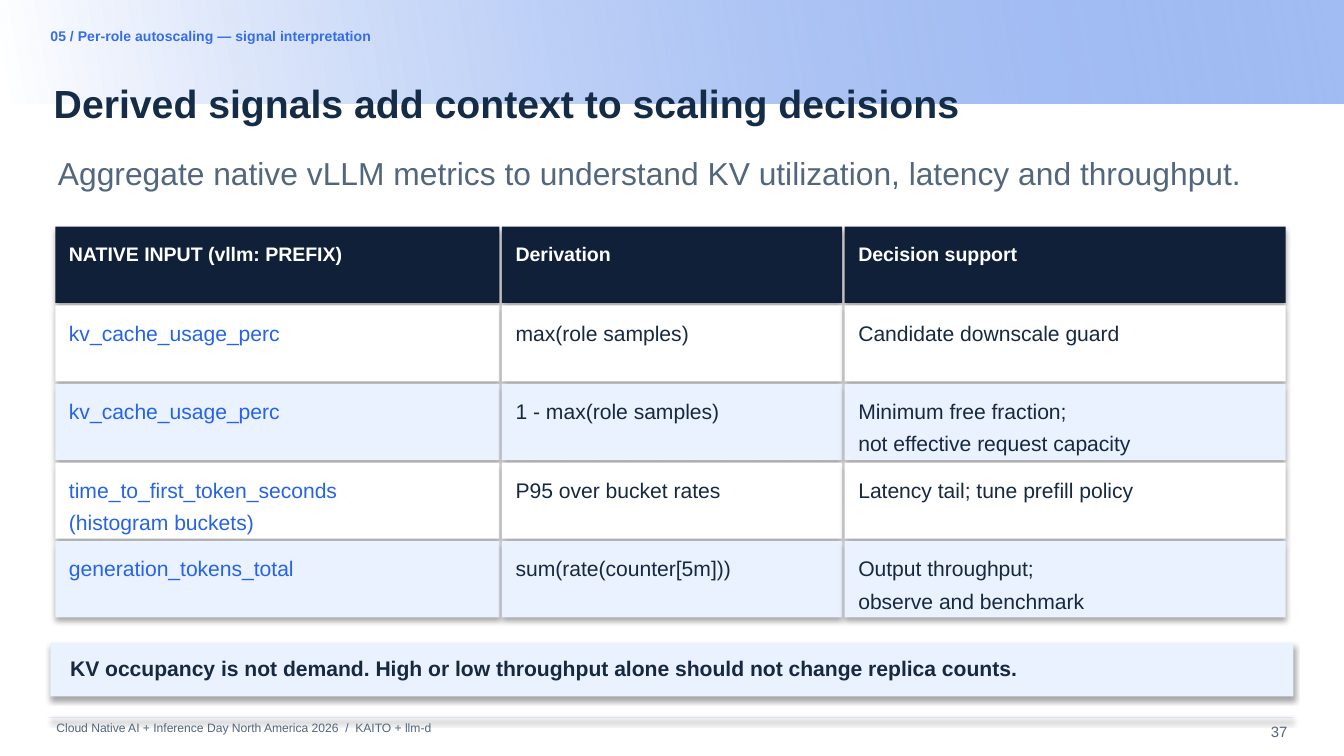
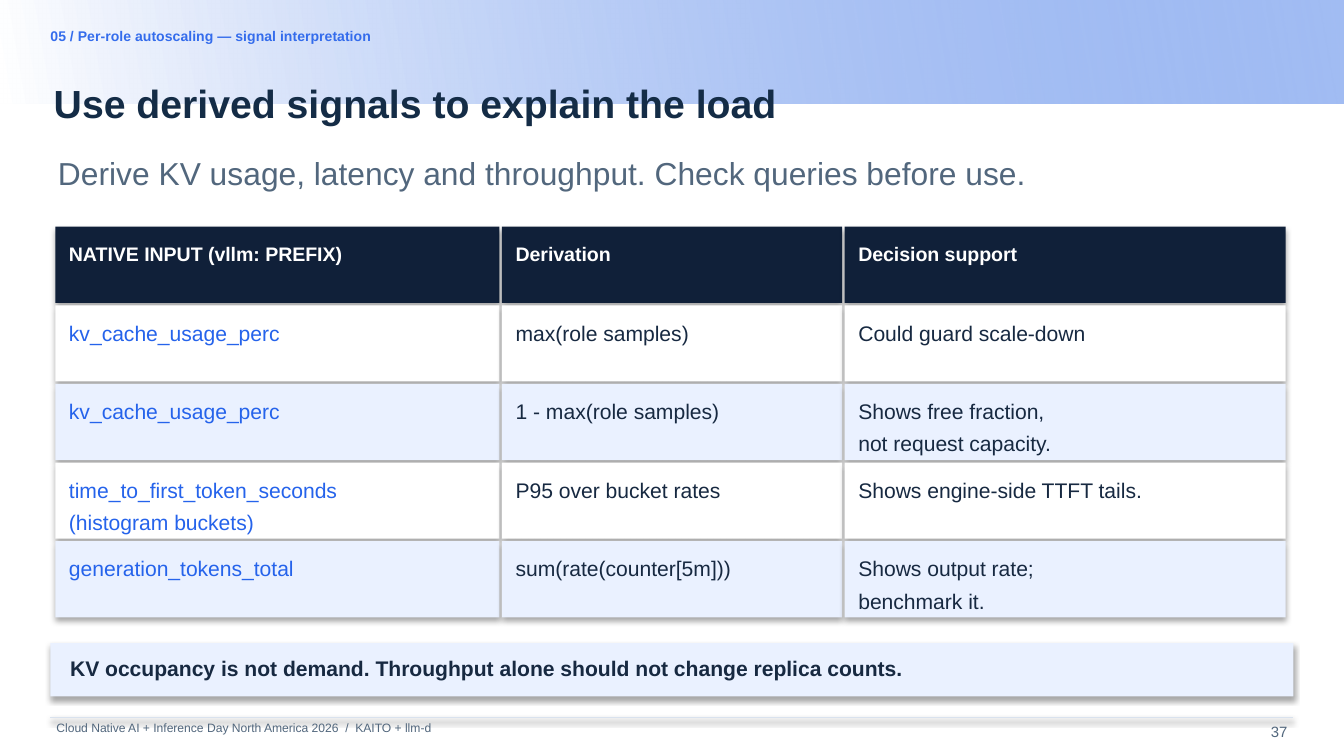
Before and after one commit to andyzhangx/demo, a slide deck: slide 37 of llm/pd-disaggregation/kubecon-na-2026-pd-disaggregation-kaito-llmd.pptx. Drawn at 1344x756 pixels with LibreOffice and Linux fonts; fonts in the diff are those of the drawing; background and template pictures are left out. Boxes give left, top, right and bottom in pixels: in the first picture for what was removed or moved away, otherwise in the second. Text is boxed around its words. In the diff, an @@ line names an element or a change of style, - is before the commit and + after.

```diff
--- a/llm/pd-disaggregation/kubecon-na-2026-pd-disaggregation-kaito-llmd.pptx
+++ b/llm/pd-disaggregation/kubecon-na-2026-pd-disaggregation-kaito-llmd.pptx
@@ text at <box>54,89,776,126</box>: text changed @@
-Derived signals add context to scaling decisions
+Use derived signals to explain the load
@@ text at <box>58,162,1025,190</box>: text changed @@
-Aggregate native vLLM metrics to understand KV utilization, latency and throughput.
+Derive KV usage, latency and throughput. Check queries before use.
@@ text at <box>858,325,1086,346</box>: text changed @@
-Candidate downscale guard
+Could guard scale-down
@@ text at <box>858,403,1051,456</box>: text changed @@
-Minimum free fraction;
-not effective request capacity
+Shows free fraction,
+not request capacity.
@@ text at <box>858,482,1142,503</box>: text changed @@
-Latency tail; tune prefill policy
+Shows engine-side TTFT tails.
@@ text at <box>858,560,1034,609</box>: text changed @@
-Output throughput;
-observe and benchmark
+Shows output rate;
+benchmark it.
@@ text at <box>70,660,902,681</box>: text changed @@
-KV occupancy is not demand. High or low throughput alone should not change replica counts.
+KV occupancy is not demand. Throughput alone should not change replica counts.
```
Also in this commit, not shown: 48 other slides changed.
